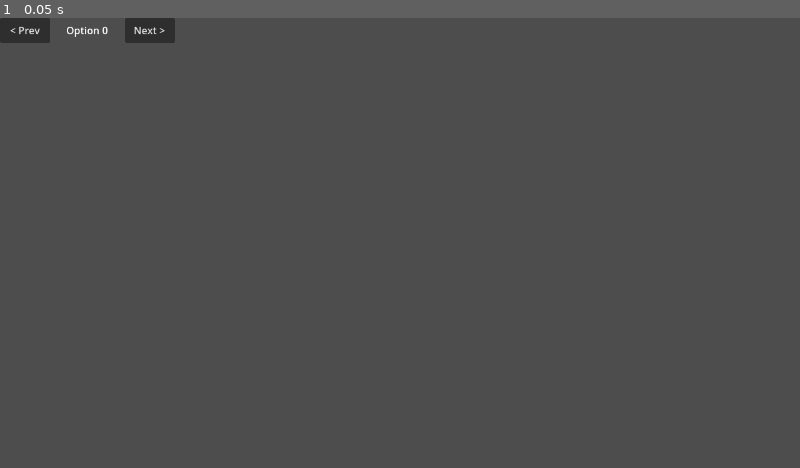
Above: before the commit, frame 1.
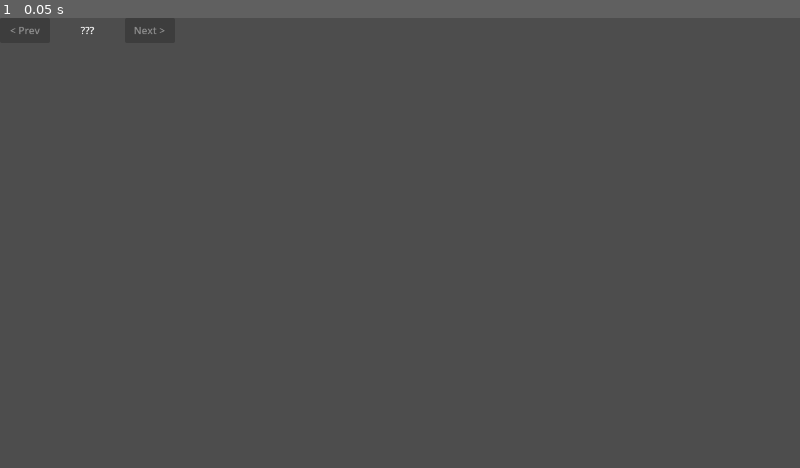
Above: after the commit, the same moment.

Repository: phrasmotica/othello
Game: Godot game, scene res://scenes/option_cycler.tscn
Two runs of this game, one before a commit and one after it. Both use one fixed random seed, a clock stepped at 60 frames per second and the inputs below. This scene is started directly instead of the project's main scene.
Inputs:
- Up to frame 1 (0.05 s): no input

The runs differ from the first frame. In frame 1, less than 0.1% of the frame differs, in the area x 1-21%, y 2-5%.

Commit message:
Implement logic for option cycler UI control

Diff:
--- a/scenes/option_cycler.tscn
+++ b/scenes/option_cycler.tscn
@@ -18,10 +18,11 @@
 text = "< Prev"
 
 [node name="Label" type="Label" parent="."]
+unique_name_in_owner = true
 custom_minimum_size = Vector2(100, 0)
 layout_mode = 2
 size_flags_horizontal = 3
-text = "Option 0"
+text = "???"
 horizontal_alignment = 1
 
 [node name="NextButton" type="Button" parent="."]
--- a/scripts/option_cycler.gd
+++ b/scripts/option_cycler.gd
@@ -1,4 +1,61 @@
 ## Control for cycling through a list of options.
+@tool
 class_name OptionCycler extends HBoxContainer
 
-# HIGH: implement this...
+@export
+var option_set: OptionCyclerSet
+
+@export
+var selected_index := -1:
+	set(value):
+		var new_index := clampi(value, -1, _get_max_index())
+		var is_changed := new_index != selected_index
+
+		selected_index = new_index
+
+		if is_changed:
+			selected_index_changed.emit(selected_index)
+
+		_refresh()
+
+@onready
+var prev_button: Button = %PrevButton
+
+@onready
+var next_button: Button = %NextButton
+
+@onready
+var label: Label = %Label
+
+signal selected_index_changed(index: int)
+
+func _ready() -> void:
+	if not Engine.is_editor_hint():
+		if prev_button:
+			SignalHelper.persist(prev_button.pressed, _change_index.bind(-1))
+
+		if next_button:
+			SignalHelper.persist(next_button.pressed, _change_index.bind(1))
+
+	# attempt to set the first item. This will trigger a _refresh() call
+	selected_index = 0
+
+func _get_max_index() -> int:
+	if not option_set:
+		return -1
+
+	return option_set.items.size() - 1
+
+func _change_index(amount: int) -> void:
+	selected_index += amount
+
+func _refresh() -> void:
+	if prev_button:
+		prev_button.disabled = selected_index <= 0
+
+	if next_button:
+		next_button.disabled = selected_index >= _get_max_index()
+
+	if label:
+		var text := option_set.get_option_name(selected_index) if option_set else "???"
+		label.text = text
--- /dev/null
+++ b/scripts/option_cycler_set.gd
@@ -0,0 +1,11 @@
+@tool
+class_name OptionCyclerSet extends Resource
+
+@export
+var items: Array[String] = []
+
+func get_option_name(idx: int) -> String:
+	if idx >= 0 and idx < items.size():
+		return items[idx]
+
+	return "???"
